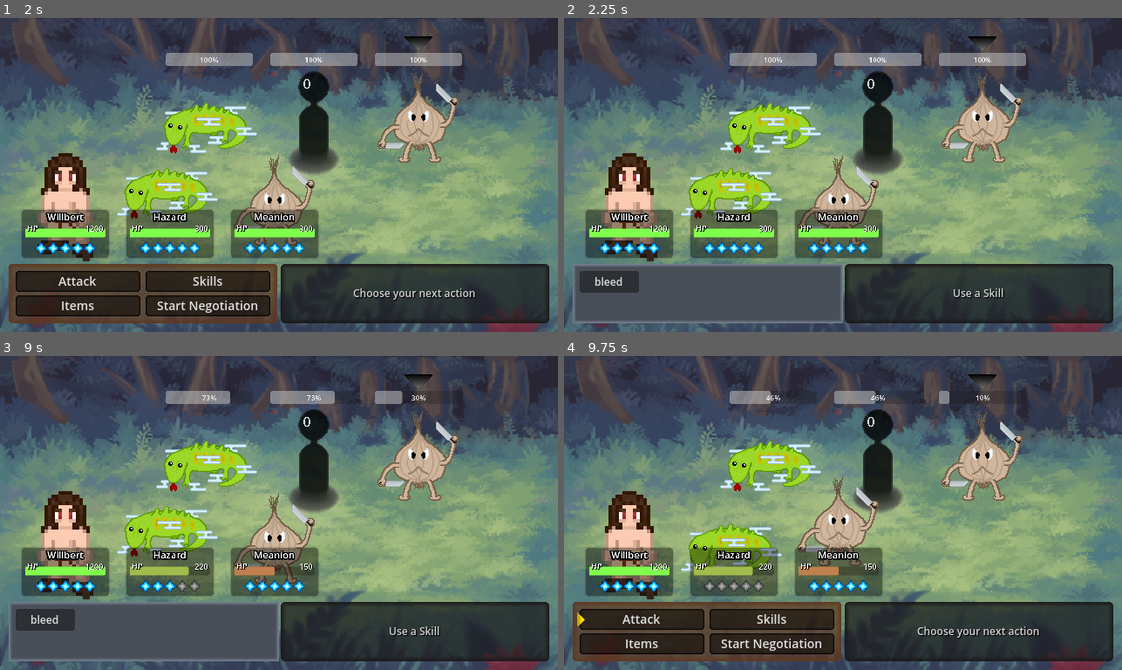
Above: before the commit, frames 1-4 (two rows, left to right).
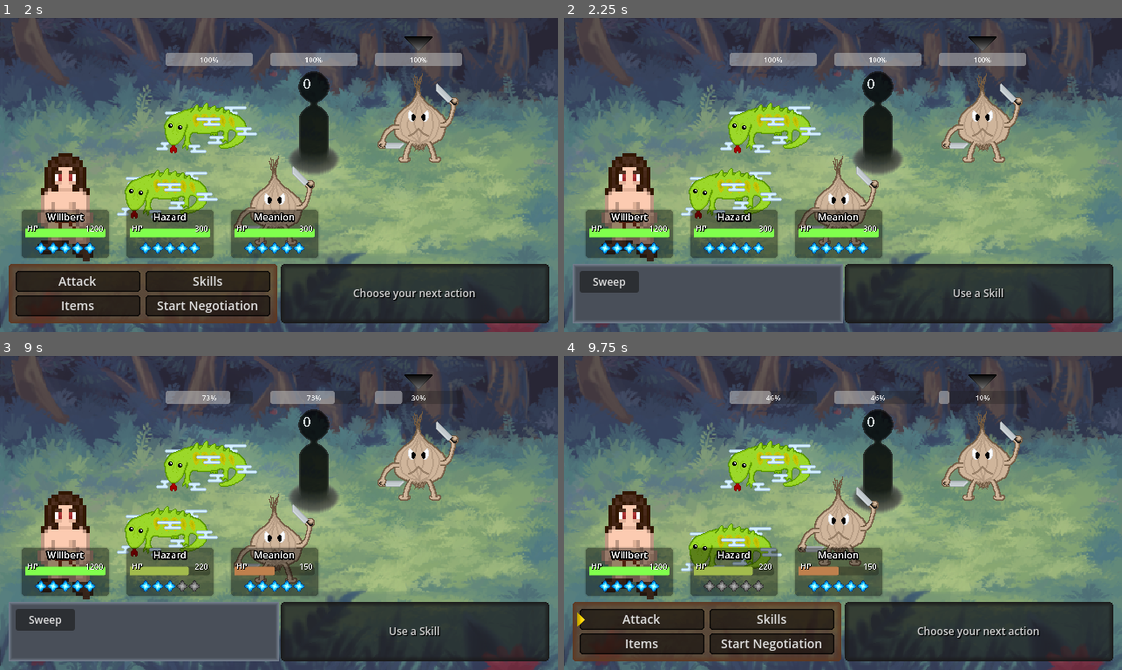
Above: after the commit, the same moments.

Repository: Willi-bot/GameProject
Game: Godot game, scene res://scenes/main_menu/main_menu.tscn
Two runs of this game, one before a commit and one after it. Both use one fixed random seed, a clock stepped at 60 frames per second and the inputs below.
Inputs (mouse positions are in pixels of both pictures, inside the frame that each line leads up to):
- Up to frame 1 (2 s): click "New Game" at 0.5 s; click (390, 55) at 1.27 s
- Up to frame 2 (2.25 s): click "Skills" at 2 s
- Up to frame 3 (9 s): click "bleed" (after the commit: "Sweep") at 2.75 s; click "Start Negotiation" at 3.5 s; click "Start Negotiation" at 4.25 s; click "Attack" at 5 s; click "Items" at 5.75 s; click (418, 459) at 6.52 s; click "Attack" at 7.25 s; click "Items" at 8 s; click "Skills" at 8.75 s
- Up to frame 4 (9.75 s): click "bleed" (after the commit: "Sweep") at 9.5 s

Frame 1 is identical in both runs. In frame 2, less than 0.1% of the frame differs, in the area x 5-11%, y 82-87%; in frame 3, less than 0.1%; in frame 4, nothing differs.

Commit message:
Resolve issues regarding merge

Diff:
--- a/gameproject/scenes/battle/battle_manager.gd
+++ b/gameproject/scenes/battle/battle_manager.gd
@@ -185,6 +185,7 @@
 	for skill in current_turn.entity.skills:
 		var new_button = skill_button_entity.instantiate()
 		new_button.initialize(skill, self)
+		new_button.text = new_button.skill.skill_name
 		new_button.size_flags_horizontal = Control.SIZE_EXPAND_FILL
 		new_button.size_flags_vertical = Control.SIZE_SHRINK_CENTER
 		new_button.pressed.connect(Callable(new_button, "_on_button_pressed").bind(current_turn))
--- a/gameproject/scenes/entities/skills/Fire.gd
+++ b/gameproject/scenes/entities/skills/Fire.gd
@@ -13,7 +13,7 @@
 func execute(character: Node2D) -> void:
 	print("Throwing Fireball")
 	character.entity.use_mp(mp_cost)
-	var target = battle_manager.get_enemy_target()
+	var target = battle_manager.selected_target
 	var damage = character.entity.intelligence * 2
 	target.entity.be_damaged(damage)
 	turn_ended.emit()
